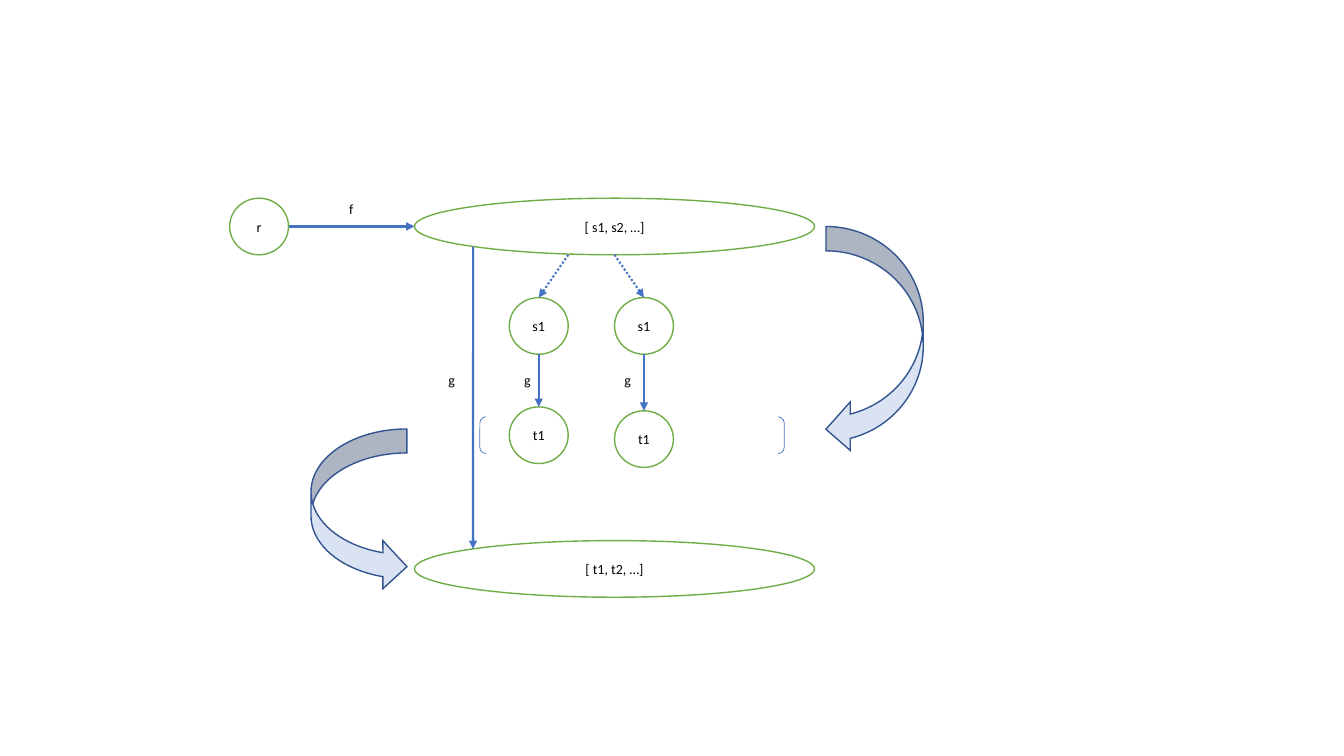
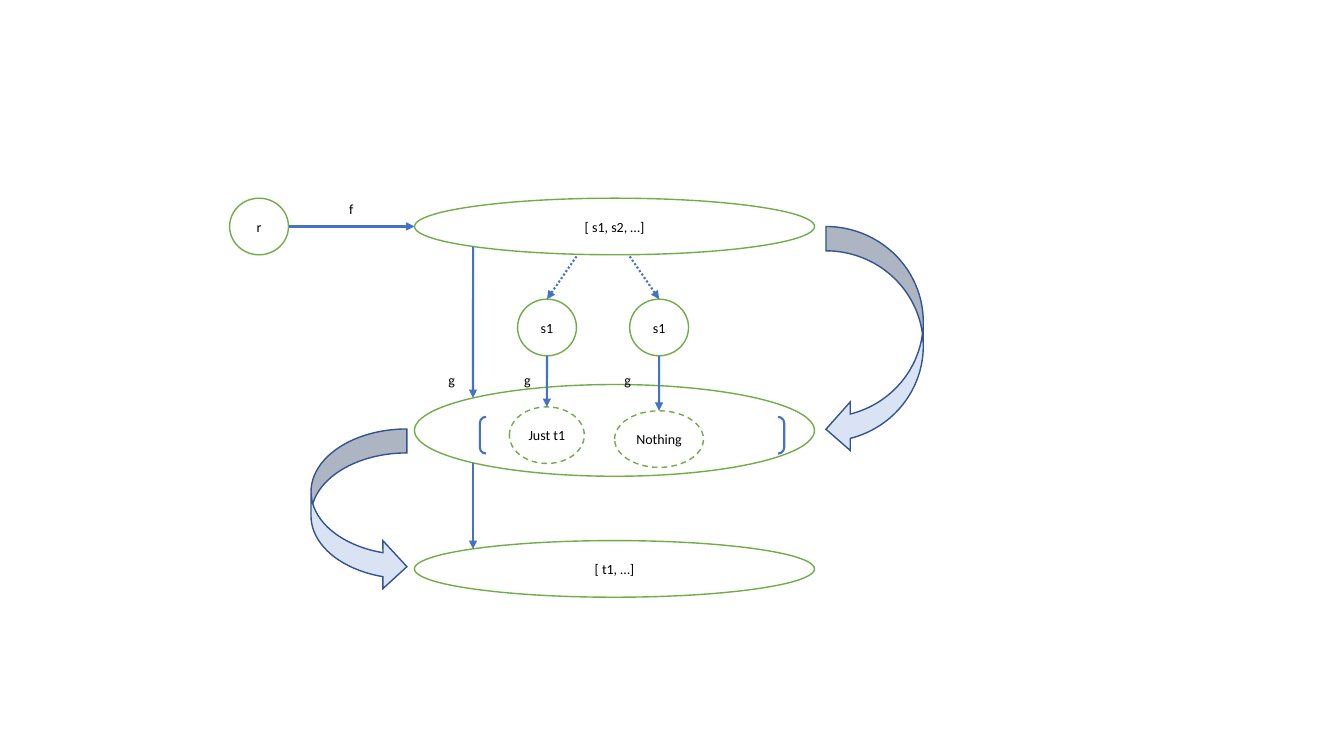
Before and after one commit to joopringelberg/perspectives-core, a slide deck: slide 4 of tekeningen combinatoren.pptx. Drawn at 1344x756 pixels with LibreOffice and Linux fonts; fonts in the diff are those of the drawing. Boxes give left, top, right and bottom in pixels: in the first picture for what was removed or moved away, otherwise in the second. Text is boxed around its words. In the diff, an @@ line names an element or a change of style, - is before the commit and + after.

```diff
--- a/tekeningen combinatoren.pptx
+++ b/tekeningen combinatoren.pptx
@@ arrow moved from (473, 247) - (473, 549) to (473, 247) - (473, 398) @@
@@ 2 arrows, 1 ellipse moved together from (x1=509, y1=255, x2=569, y2=407) to (x1=518, y1=256, x2=577, y2=407) @@
@@ 2 arrows, 1 ellipse moved together from (x1=615, y1=255, x2=674, y2=411) to (x1=630, y1=256, x2=689, y2=411) @@
@@ ellipse added at (x1=414, y1=385, x2=815, y2=477), fill #FFFFFF, outline #70AD47 1 pt @@
@@ bracket pair at (x1=480, y1=417, x2=784, y2=454): outline #4472C4 0.5 pt to #4472C4 1.5 pt @@
@@ ellipse "Just t1" resized from (x1=509, y1=407, x2=568, y2=464) to (x1=509, y1=407, x2=584, y2=464) @@
@@ ellipse "Just t1" at (x1=509, y1=407, x2=584, y2=464): outline #70AD47 1 pt to #70AD47 1 pt dashed @@
@@ ellipse "Nothing" at (x1=615, y1=411, x2=704, y2=468): outline #70AD47 1 pt to #70AD47 1 pt dashed @@
@@ ellipse "Nothing" resized from (x1=615, y1=411, x2=674, y2=468) to (x1=615, y1=411, x2=704, y2=468) @@
@@ text in ellipse at (x1=529, y1=431, x2=565, y2=440): text changed @@
-t1
+Just t1
@@ text in ellipse at (x1=636, y1=434, x2=681, y2=447): text changed @@
-t1
+Nothing
@@ arrow added from (473, 463) to (473, 549), #4472C4 1.5 pt @@
@@ text in ellipse at (x1=602, y1=565, x2=617, y2=576): text changed @@
-[ t1, t2, …]
+[ t1, …]
```
Also in this commit, not shown: 1 other slide changed, 3 other files.
